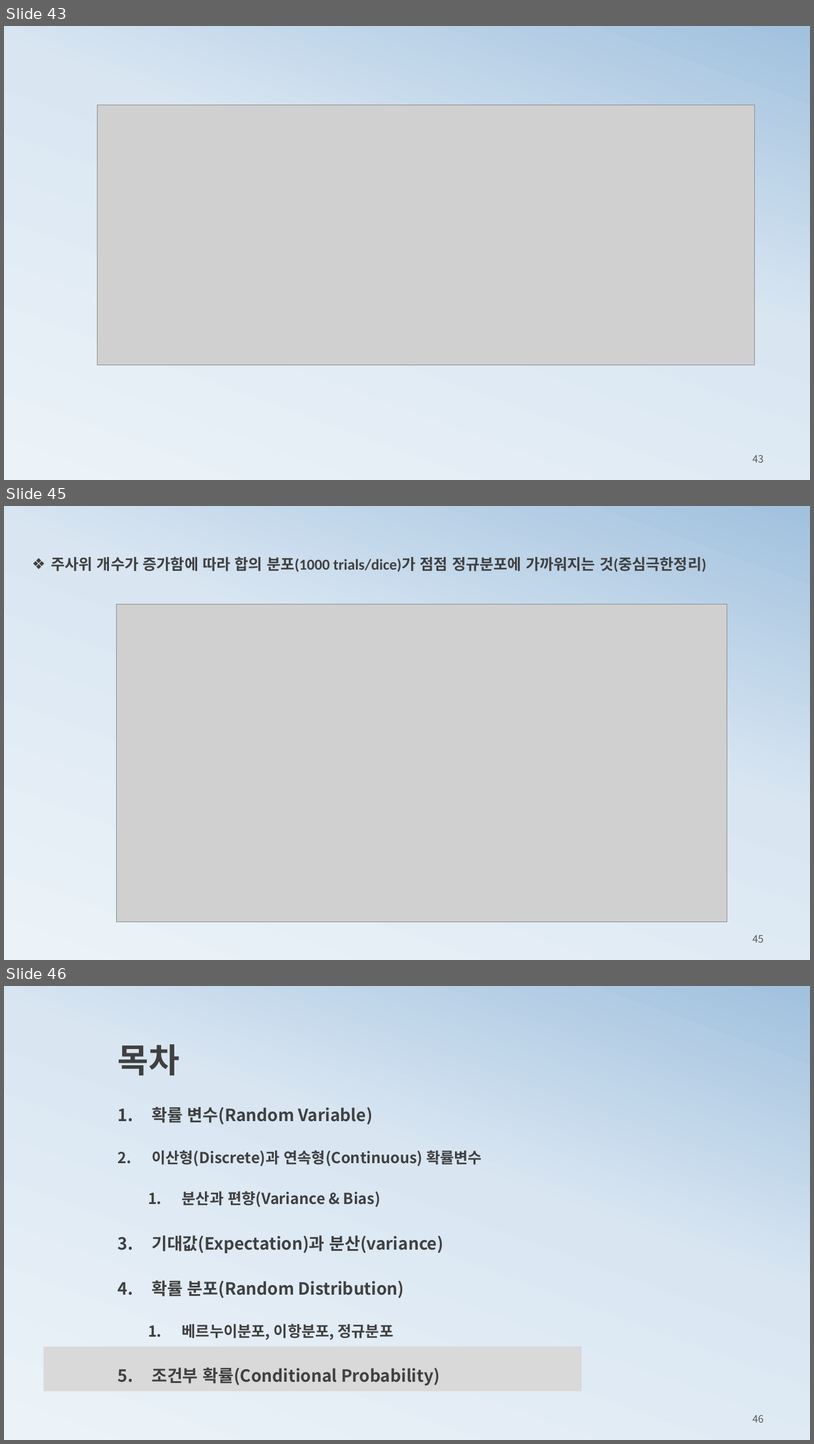
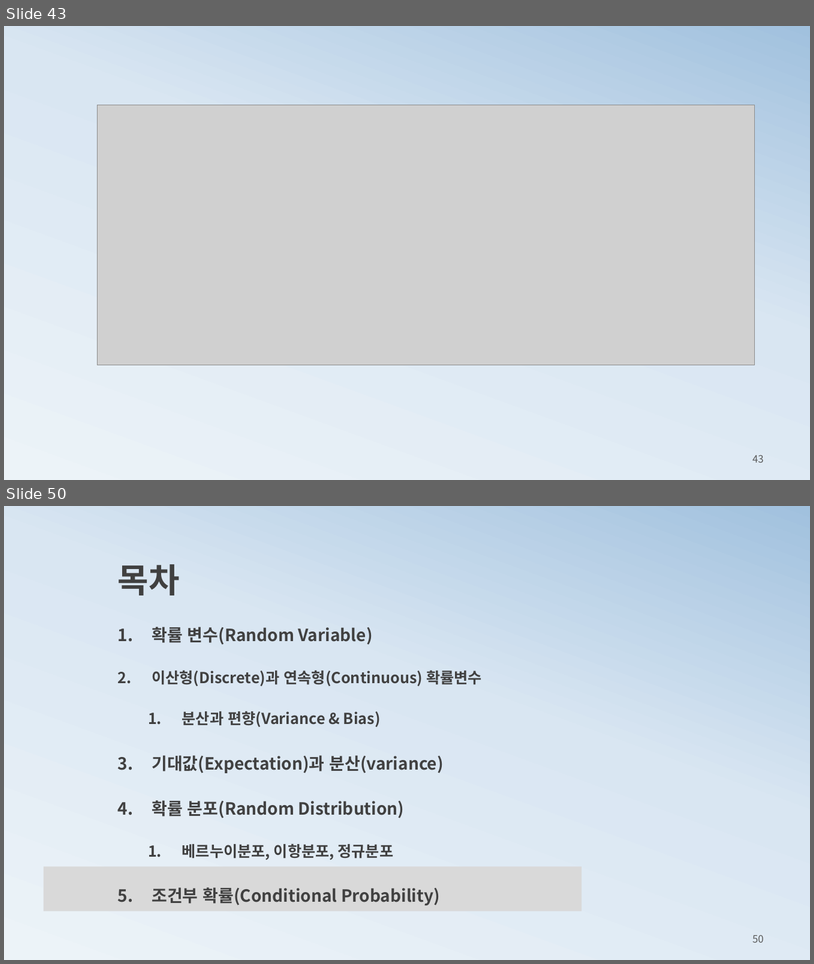
Before and after one commit to ancestor9/mathematics-for-machine-learning, a slide deck: 3_probability theory for machine learning.pptx. Shown one above the other, each under a label of ours: slides 43, 45 and 46 before the commit, slides 43 and 50 after it; the slides between them are not shown. The pictures are 814x1444 and 814x964 pixels, drawn with LibreOffice and Linux fonts; fonts in the diff are those of the drawing; grey boxes stand for pictures. Boxes give left, top, right and bottom in pixels: in the first picture for what was removed or moved away, otherwise in the second. Text is boxed around its words. In the diff, an @@ line names an element or a change of style, - is before the commit and + after.

```diff
--- a/3_probability theory for machine learning.pptx
+++ b/3_probability theory for machine learning.pptx
@@ slide 45 removed at <box>4,506,810,960</box>, background gradient #ECF3F8 to #D9E6F2 to #A1C1DE @@
@@ text removed at <box>51,556,707,572</box> @@
-❖ 주사위 개수가 증가함에 따라 합의 분포(1000 trials/dice)가 점점 정규분포에 가까워지는 것(중심극한정리)
@@ picture removed at <box>117,604,728,921</box> @@
@@ page number removed at <box>753,934,764,942</box> @@
-45
@@ what was slide 46 is now slide 50 @@
@@ page number at <box>753,934,764,942</box>: text changed @@
-46
+50
```
Also in this commit, not shown: 1 slide changed, 6 slides added, 1 other slide removed, 1 other file.
